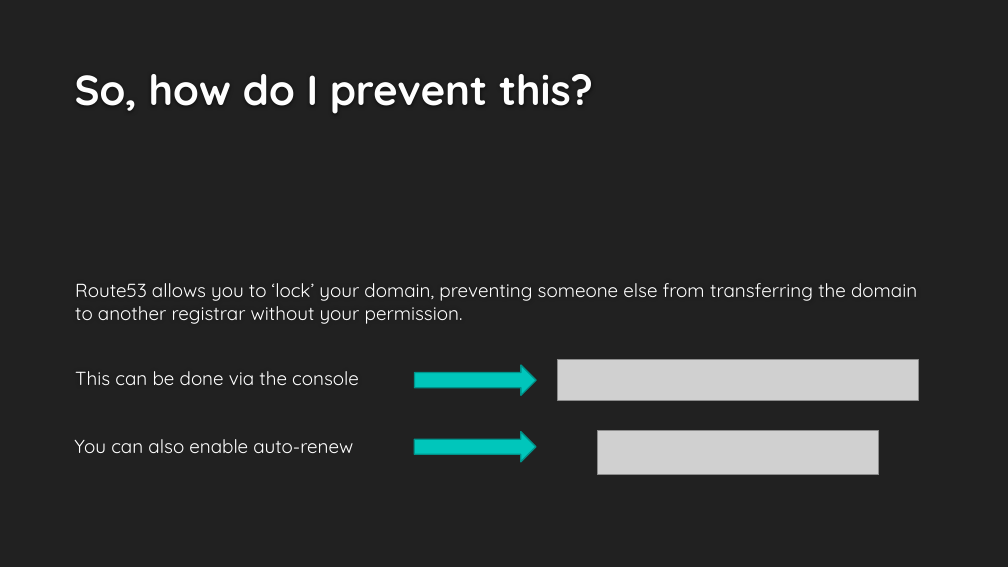
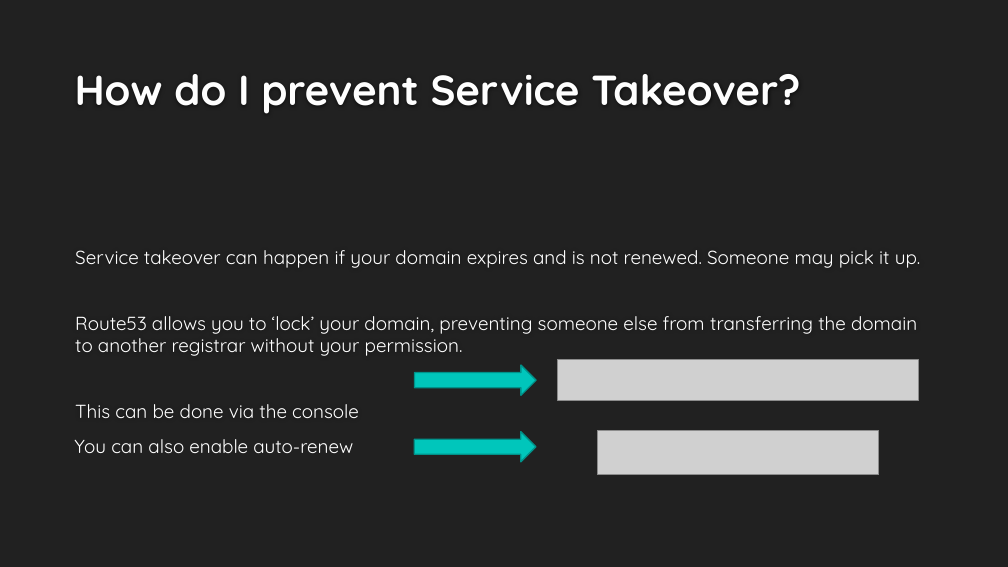
Before and after one commit to francalovescakes/cloud-network-security, a slide deck: slide 5 of day-1/route53.pptx (slide 7 before the commit). Drawn at 1008x567 pixels with LibreOffice and Linux fonts; fonts in the diff are those of the drawing; grey boxes stand for pictures; background and template pictures are left out. Boxes give left, top, right and bottom in pixels: in the first picture for what was removed or moved away, otherwise in the second. Text is boxed around its words. In the diff, an @@ line names an element or a change of style, - is before the commit and + after.

```diff
--- a/day-1/route53.pptx
+++ b/day-1/route53.pptx
@@ title at box(75, 74, 800, 114): text changed @@
-So, how do I prevent this?
+How do I prevent Service Takeover?
@@ text at box(75, 250, 921, 268): paragraph added @@
+Service takeover can happen if your domain expires and is not renewed. Someone may pick it up.
```
Also in this commit, not shown: 1 other slide changed, 2 slides removed, 7 other files.
